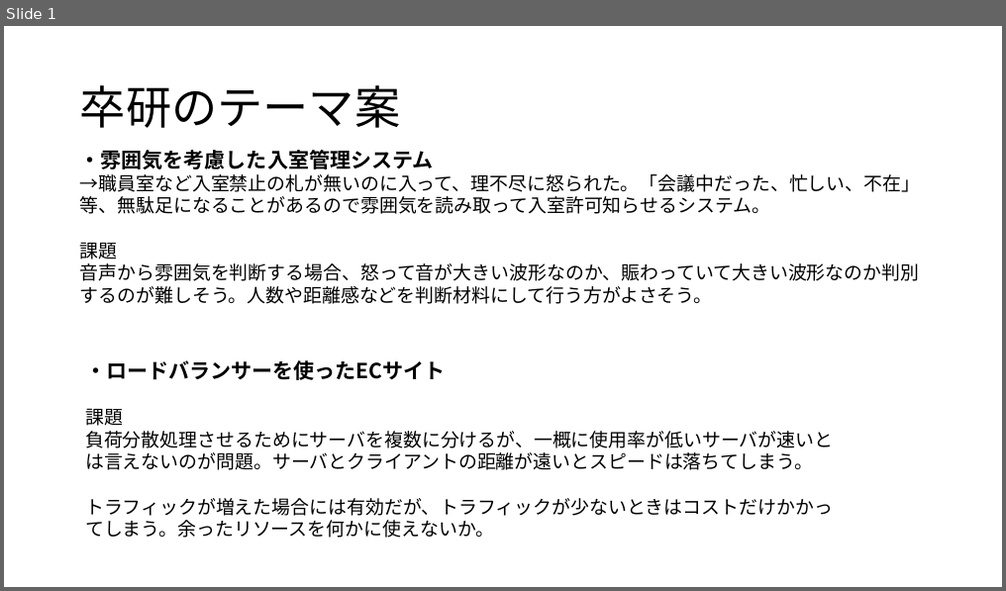
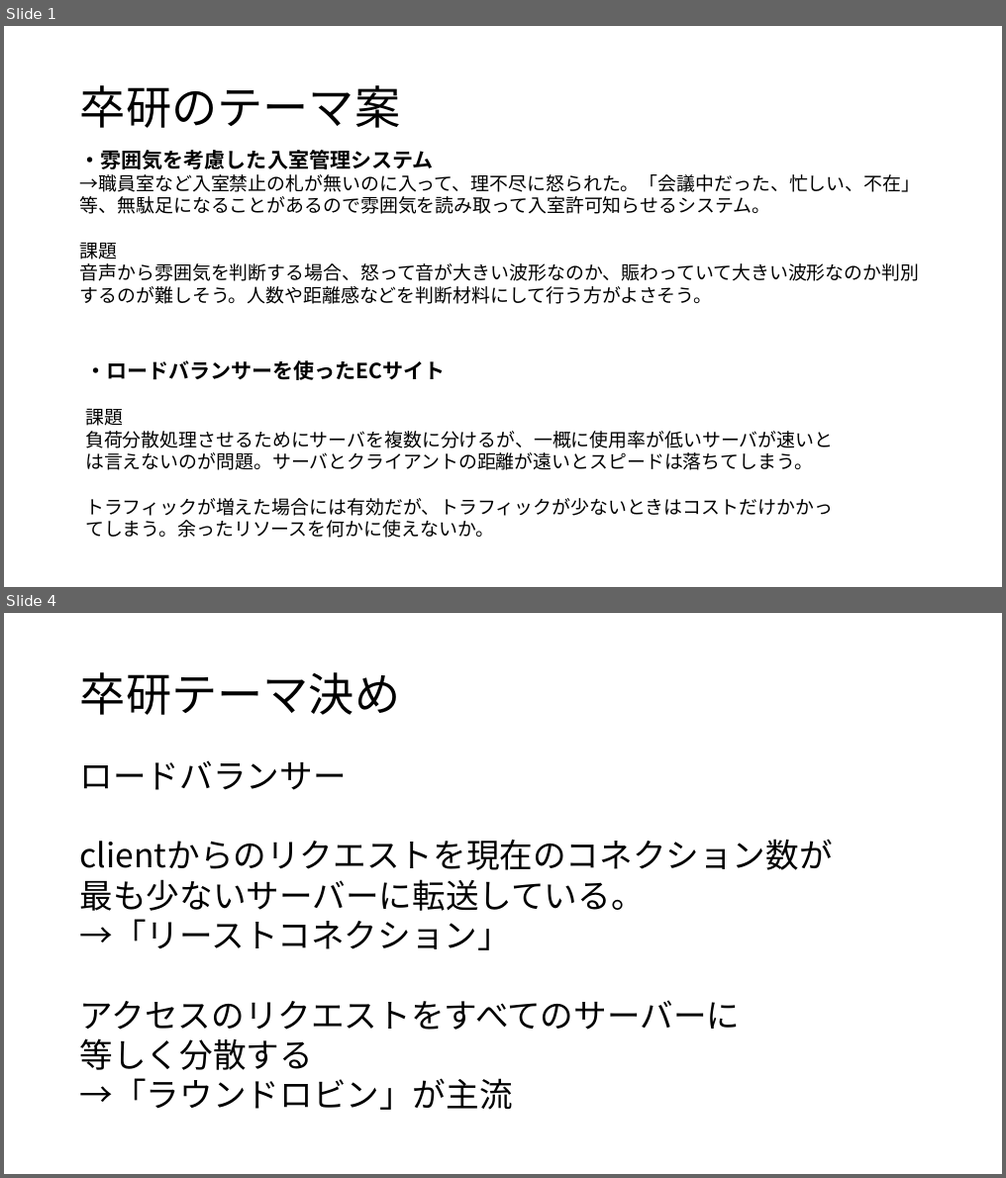
Before and after one commit to kait-takanolab/1821086_matsuo_thesis, a slide deck: 1821086_matsuo_sotsuken.pptx. Shown one above the other, each under a label of ours: slide 1 before the commit, slides 1 and 4 after it; the slides between them are not shown. The pictures are 1006x591 and 1006x1178 pixels, drawn with LibreOffice and Linux fonts; fonts in the diff are those of the drawing. Boxes give left, top, right and bottom in pixels: in the first picture for what was removed or moved away, otherwise in the second. Text is boxed around its words. In the diff, an @@ line names an element or a change of style, - is before the commit and + after.

```diff
--- a/1821086_matsuo_sotsuken.pptx
+++ b/1821086_matsuo_sotsuken.pptx
@@ slide 4 added at (4, 613, 1002, 1174), background #FFFFFF @@
@@ title added at (80, 672, 400, 715), 44 pt, text #000000 @@
+卒研テーマ決め
@@ text added at (80, 761, 833, 1110), 32 pt, text #000000 @@
+ロードバランサー
+clientからのリクエストを現在のコネクション数が
+最も少ないサーバーに転送している。
+→「リーストコネクション」
+アクセスのリクエストをすべてのサーバーに
+等しく分散する
+→「ラウンドロビン」が主流
```
Also in this commit, not shown: 1 slide changed, 4 other slides added.
